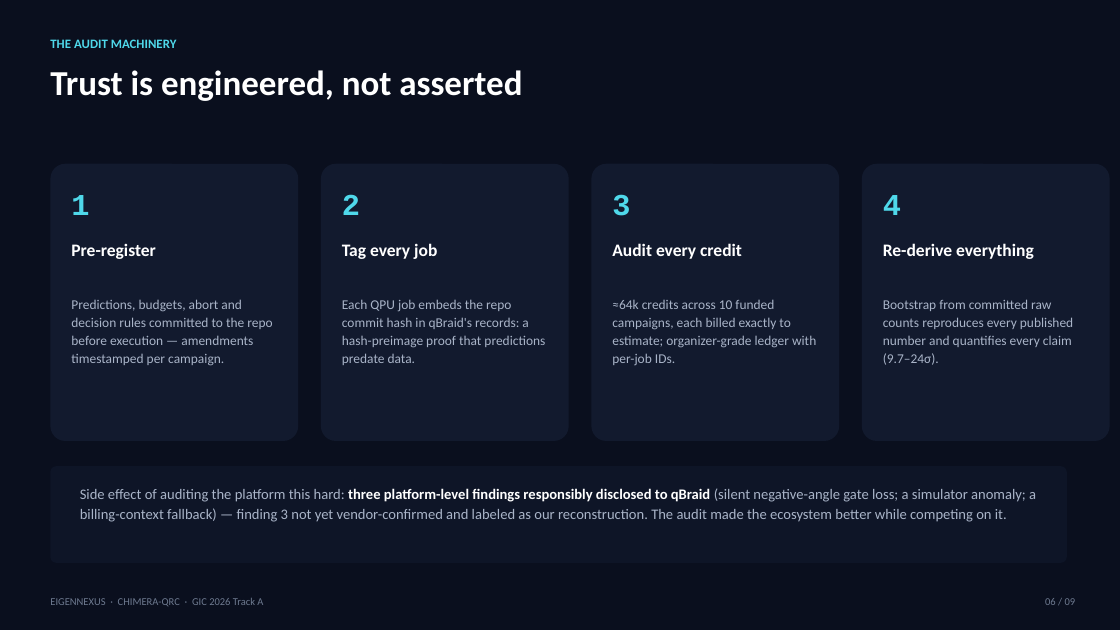
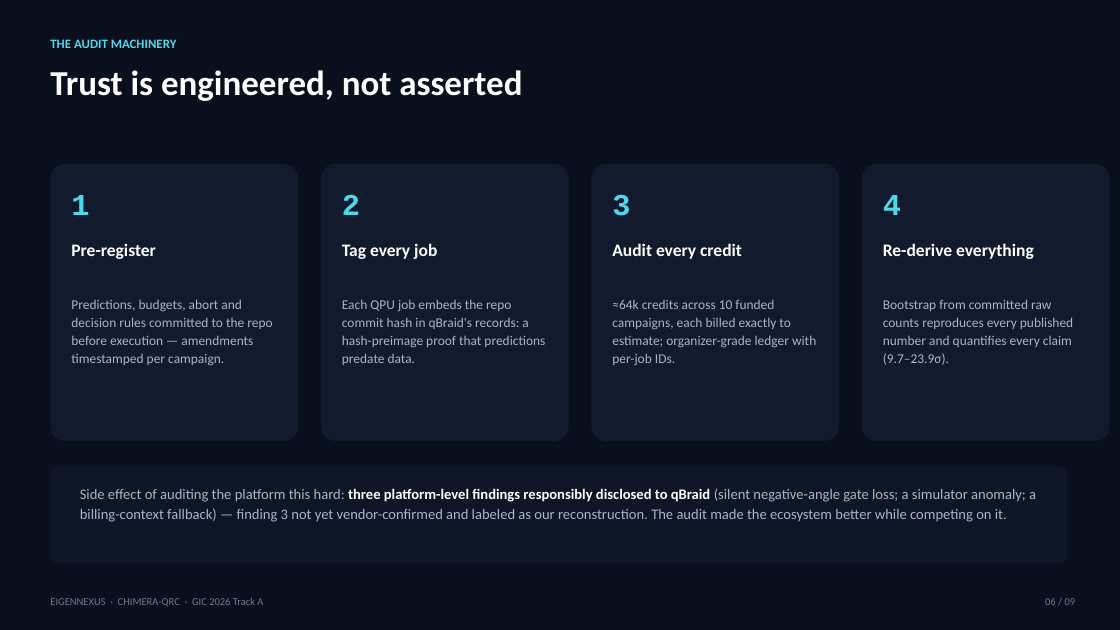
Before and after one commit to christianmetzl/potomac_dynamicsystemsforecasting, a slide deck: slide 6 of docs/EIGENNEXUS_CxO_Deck.pptx. Drawn at 1120x630 pixels with LibreOffice and Linux fonts; fonts in the diff are those of the drawing. Boxes give left, top, right and bottom in pixels: in the first picture for what was removed or moved away, otherwise in the second. Text is boxed around its words. In the diff, an @@ line names an element or a change of style, - is before the commit and + after.

```diff
--- a/docs/EIGENNEXUS_CxO_Deck.pptx
+++ b/docs/EIGENNEXUS_CxO_Deck.pptx
@@ text at [883,299,1073,365]: text changed @@
-Bootstrap from committed raw counts reproduces every published number and quantifies every claim (9.7–24σ).
+Bootstrap from committed raw counts reproduces every published number and quantifies every claim (9.7–23.9σ).
```
Also in this commit, not shown: 4 other slides changed, 8 other files.
